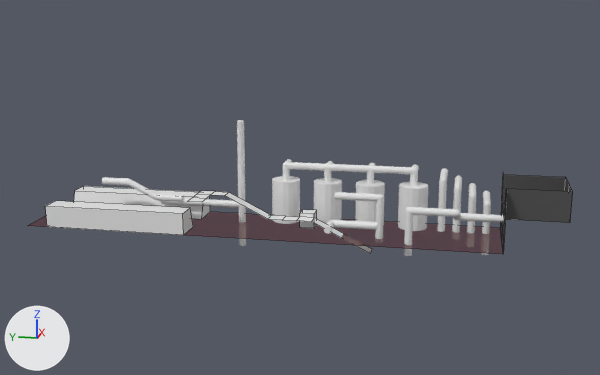
An edit to the Blender file Assets/Arting/Model/Level2.blend, drawn before and after from the same camera.
Both versions are drawn from a camera (50 mm lens) standing at (-108.6, 9.5, 29.0) and looking at (0.4, 31.3, 1.8). The axes (+X, +Y, +Z) are drawn at lower left. The lights are the same throughout. Mesh edges are drawn as thin lines on the coarser meshes.

Names of what the first picture shows: 'Boiler1', 'Boiler2', 'Boiler3', 'Boiler4', 'Cube', 'Cube.001', 'Cylinder.003', 'Cylinder.020', 'Cylinder.025', 'KillPlaneVisual', 'Plane', 'Start'.
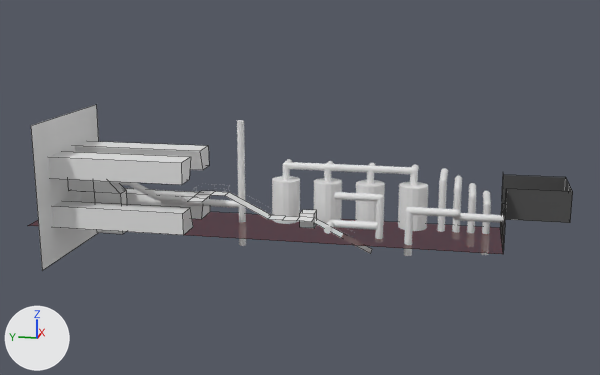
Commit message: Add level end stuff

Changed parts and their boxes [x1, y1, x2, y2] in the pictures (600 x 375 px):
'EndWall', added
    after: [31, 104, 99, 270]
'Cube.003', added
    after: [49, 151, 191, 185]
'Cube.002', added
    after: [75, 141, 209, 170]
'Cube.004', added
    after: [67, 179, 127, 234]

The change, as a list of edits to the scene's bpy script:
```text
Add me_cube_007:
    me_cube_007.from_pydata([(-1.0, 0.0, 1.0), (-1.0, 0.0, -1.0), (1.0, 0.0, -1.0), (1.0, 0.0, 1.0)], [], [(1, 0, 3, 2)])
Add me_cube_006:
    me_cube_006.from_pydata(...)  # 16 vertices, 14 faces; spans x -1.0..1.0, y -3.0..5.0, z -7.0..1.0
Add ob_endwall:
    ob_endwall = bpy.data.objects.new('EndWall', me_cube_007)
    ob_endwall.location = (0.0, 65.0, 1.0)
    ob_endwall.scale = (10.0, 10.0, 10.0)
Add ob_cube_004:
    ob_cube_004 = bpy.data.objects.new('Cube.004', me_cube_006)
    ob_cube_004.location = (0.0, 60.0, 1.0)
Add ob_cube_003:
    ob_cube_003 = bpy.data.objects.new('Cube.003', me_cube_003.copy())  # the mesh of ob_cube_001
    ob_cube_003.location = (-4.0, 56.0, 5.0)
    ob_cube_003.rotation_euler = (0.0, -3.142, 3.142)  # degrees (0, -180, 180)
    ob_cube_003.scale = (2.0, 10.0, 2.0)
Add ob_cube_002:
    ob_cube_002 = bpy.data.objects.new('Cube.002', me_cube_003.copy())  # the mesh of ob_cube_001
    ob_cube_002.location = (4.0, 56.0, 5.0)
    ob_cube_002.rotation_euler = (0.0, 3.142, 0.0)  # degrees (0, 180, 0)
    ob_cube_002.scale = (2.0, 10.0, 2.0)
```
